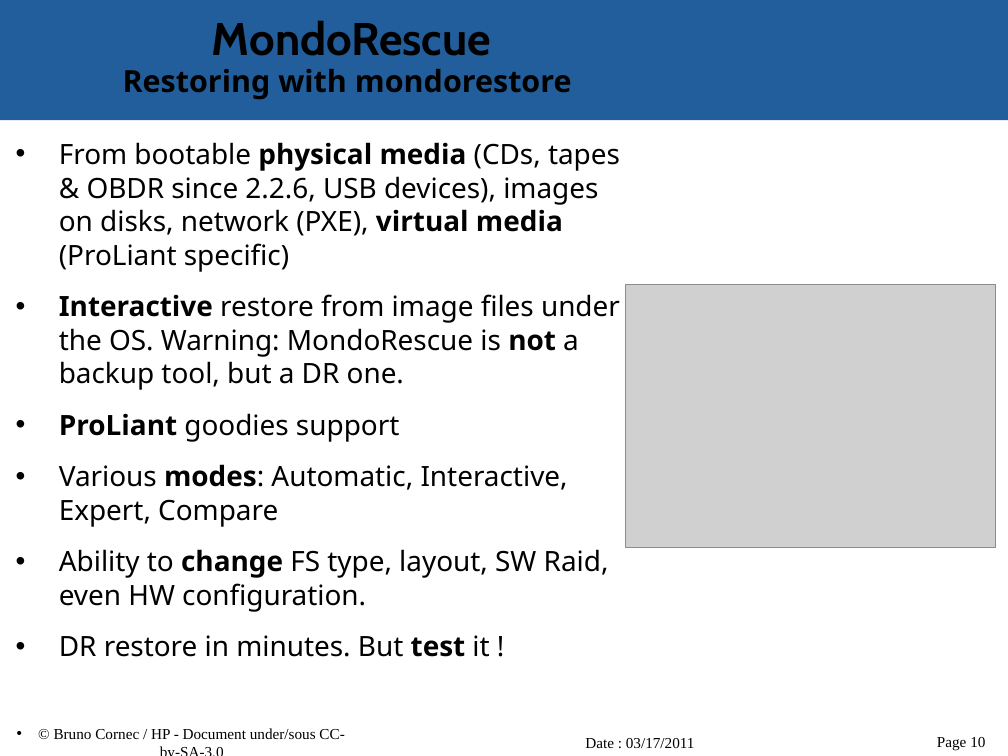
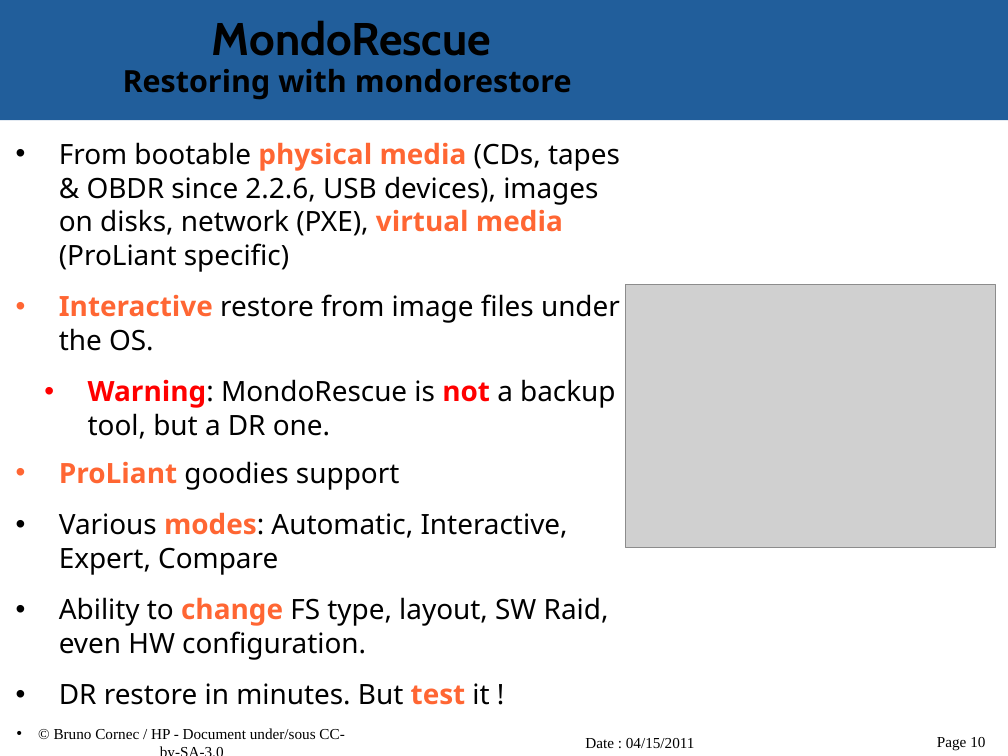
Before and after one commit to vir/mondo-rescue, a slide deck: slide 10 of mondo-doc/mondo-presentation.odp. Drawn at 1008x756 pixels with LibreOffice and Linux fonts; fonts in the diff are those of the drawing; grey boxes stand for pictures; background and template pictures are left out. Boxes give left, top, right and bottom in pixels: in the first picture for what was removed or moved away, otherwise in the second. Text is boxed around its words. In the diff, an @@ line names an element or a change of style, - is before the commit and + after.

Commit message:
- Update Mondo Presentation with TOS improvements

```diff
--- a/mondo-doc/mondo-presentation.odp
+++ b/mondo-doc/mondo-presentation.odp
@@ text at [59, 142, 620, 705]: text colour #000000 to #FF6633 in "physical media virtual media", "ProLiant", "modes:", "change" and 1 more places @@
@@ text at [59, 294, 620, 439]: text changed @@
-• Interactive restore from image files under the OS. Warning: MondoRescue is not a backup tool, but a DR one.
+• Interactive restore from image files under the OS.
+  • Warning: MondoRescue is not a backup tool, but a DR one.
@@ text at [585, 738, 695, 748]: text changed @@
-Date : 03/17/2011
+Date : 04/15/2011
```
Also in this commit, not shown: 25 other slides changed.
